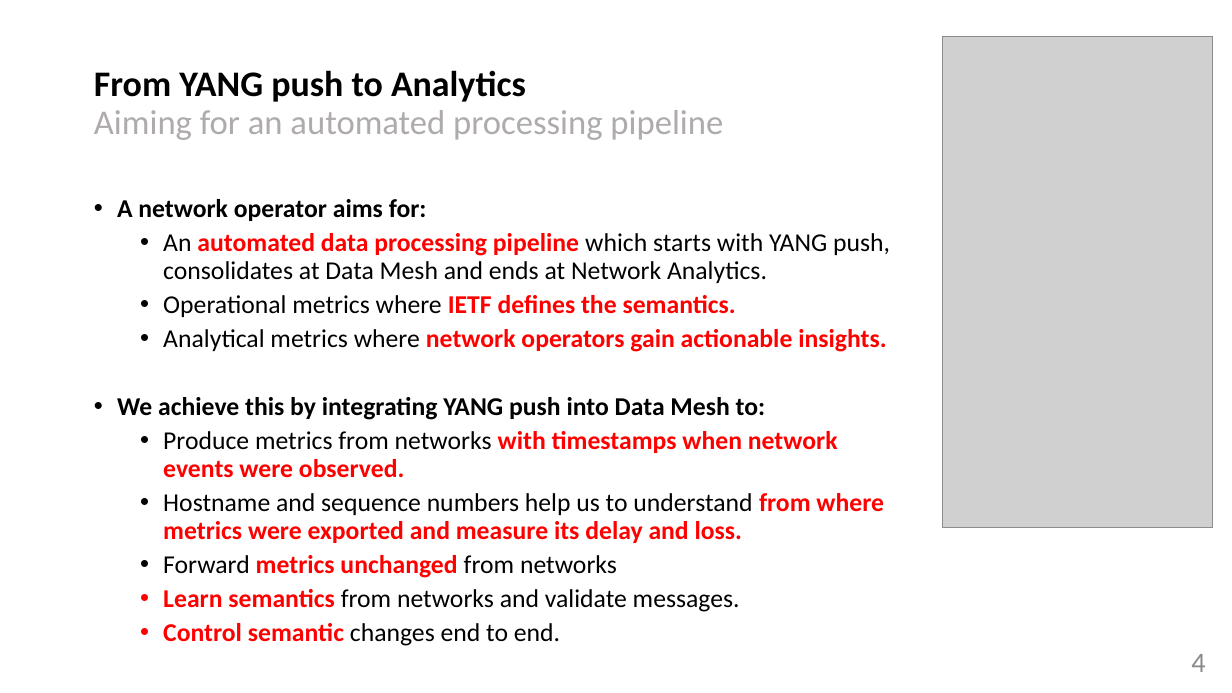
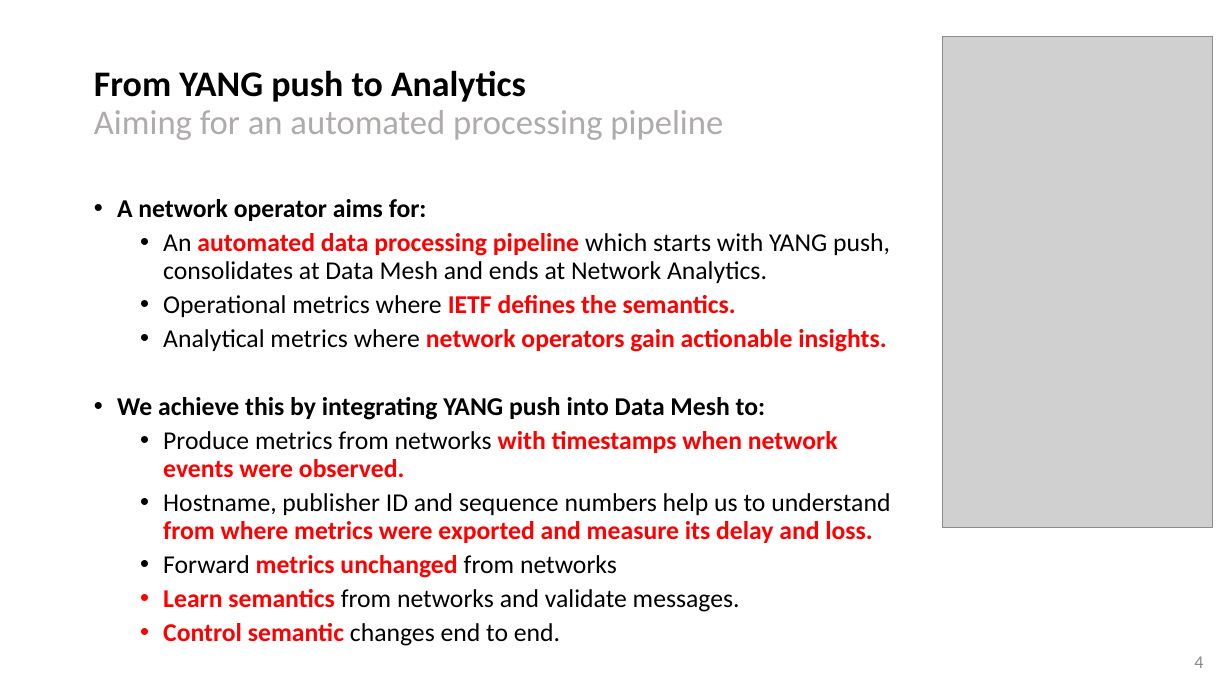
Before and after one commit to network-analytics/draft-ietf-netconf-yang-notifications-versioning, a slide deck: slide 4 of ietf116-iepg-yang-push-data-mesh-integration.pptx. Drawn at 1232x693 pixels with LibreOffice and Linux fonts; fonts in the diff are those of the drawing; grey boxes stand for pictures. Boxes give left, top, right and bottom in pixels: in the first picture for what was removed or moved away, otherwise in the second. Text is boxed around its words. In the diff, an @@ line names an element or a change of style, - is before the commit and + after.

Commit message:
publisher ID added

```diff
--- a/ietf116-iepg-yang-push-data-mesh-integration.pptx
+++ b/ietf116-iepg-yang-push-data-mesh-integration.pptx
@@ text at <box>163,493,890,543</box>: text changed; text colour #FF0000 to #000000; bold off @@
-  • Hostname and sequence numbers help us to understand from where metrics were exported and measure its delay and loss.
+  • Hostname, publisher ID and sequence numbers help us to understand from where metrics were exported and measure its delay and loss.
@@ page number at <box>1194,656,1203,668</box>: size 22 to 14 pt @@
```
Also in this commit, not shown: 11 other slides changed, 3 other files.
